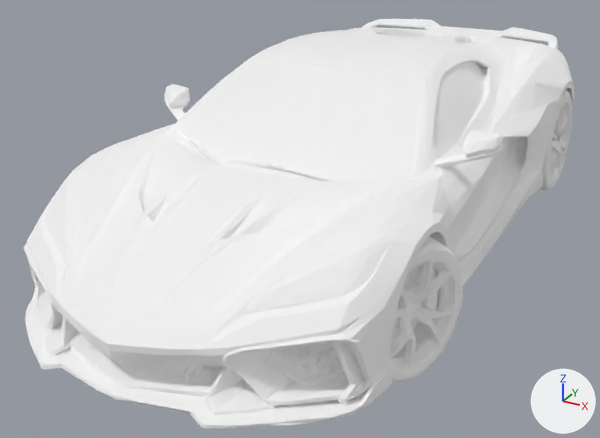
The glTF model models/cars/night_leopard.glb: old version first, new version second.
Rendered twice from a 50 mm camera at (1.98, -4.23, 2.15) aimed at (-0.18, -0.3, 0.19). Arrows for +X, +Y and +Z are at lower right; the lights stay in place. The older version comes first. Where no turn or scale is listed for an object, it has been applied to the vertices.

In view in the first picture: 'body', 'wheel_FL_mesh', 'wheel_RL_mesh'.
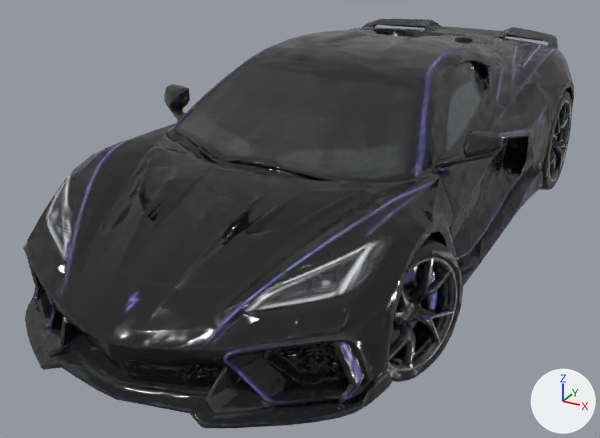
Changed parts and their boxes [x1, y1, x2, y2] in the pictures (600 x 438 px):
'body', surface changed (white to black): [23, 19, 574, 428] in both
'wheel_FL_mesh', surface changed (white to black): [387, 233, 463, 382] in both
'wheel_RL_mesh', surface changed (white to grey): [540, 87, 573, 190] in both

Diff of the bpy script that builds the scene:
```diff
--- a/models/cars/night_leopard.glb.py
+++ b/models/cars/night_leopard.glb.py
@@ img_image_2 @@
+img_image_2 = load_image('Image_2', '_unpacked/Image_2', 256, 256, 'Non-Color')
@@ img_image_1 @@
+img_image_1 = load_image('Image_1', '_unpacked/Image_1', 512, 512, 'Non-Color')
@@ img_image_0 @@
+img_image_0 = load_image('Image_0', '_unpacked/Image_0', 1024, 1024, 'sRGB')
@@ mat_bakedmaterial_001 @@
 mat_bakedmaterial_001 = bpy.data.materials.new('BakedMaterial.001')
-# nodes: BsdfPrincipled, OutputMaterial
-# colours: white #ffffff
+# nodes: BsdfPrincipled, NormalMap, OutputMaterial, SeparateColor, TexImage x3
+# uses the picture img_image_0
+# uses the picture img_image_1
+# uses the picture img_image_2
```
